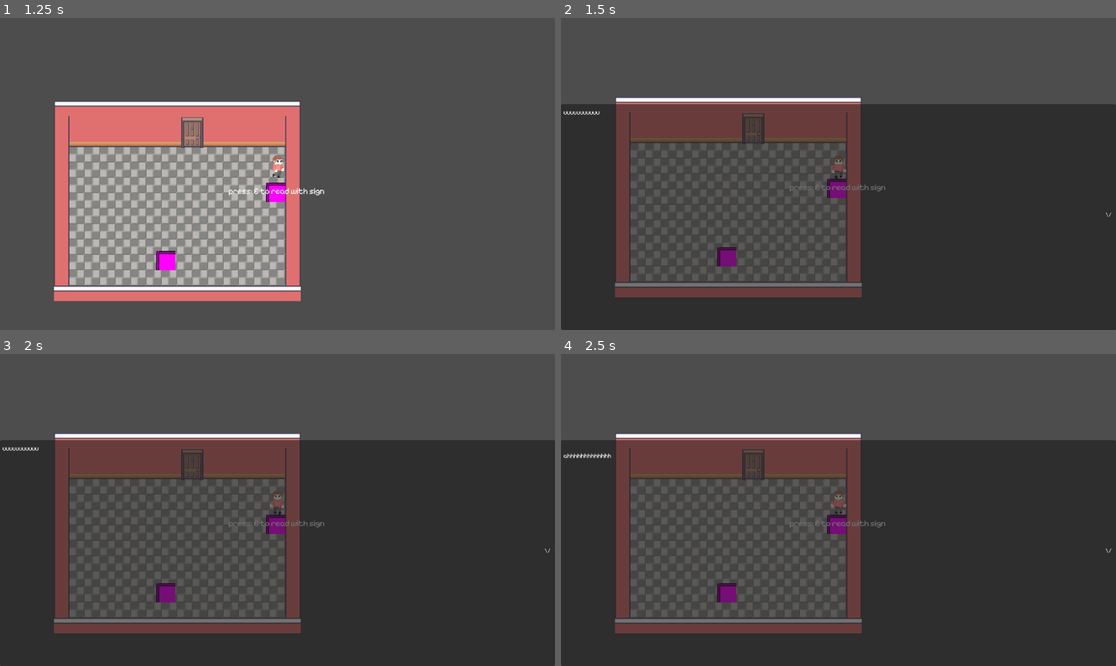
Above: before the commit, frames 1-4 (two rows, left to right).
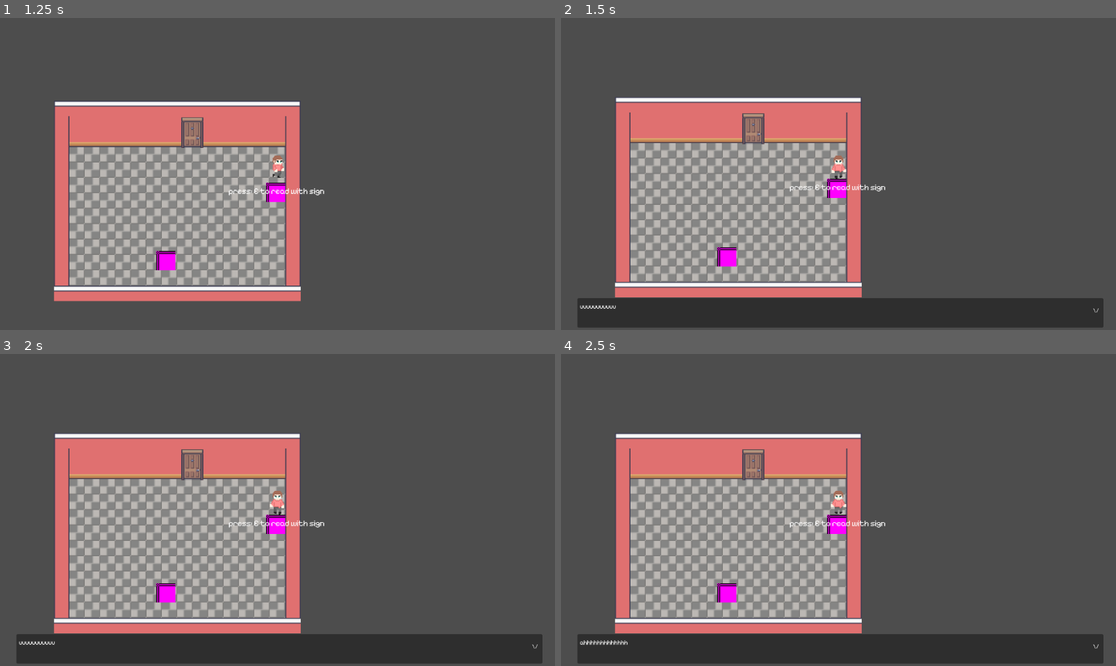
Above: after the commit, the same moments.

Repository: mistermangaker/top_down_template_project
Game: Godot game, scene res://GameScene/Managers/game_scene.tscn
The game is run twice, just before and just after one commit, with the same random seed, the same clock (stepped at 60 frames per second) and the same inputs.
Inputs (mouse positions are in pixels of both pictures, inside the frame that each line leads up to):
- Up to frame 1 (1.25 s): tap Enter at 0.5 s; move the mouse to (399, 158) at 0.52 s; hold D (move_right) from 0.53 s (still down); hold E (interact) from 0.53 s (still down); click (399, 158) at 0.67 s
- Up to frame 2 (1.5 s): move the mouse to (727, 189) at 1.27 s; release D (move_right) at 1.28 s; release E (interact) at 1.28 s; hold S (move_backward) from 1.28 s (still down); tap E (interact) at 1.35 s
- Up to frame 3 (2 s): keep holding S (move_backward)
- Up to frame 4 (2.5 s): release S (move_backward) at 2 s; click "\/" at 2 s

Frame 1 is identical in both runs. In frame 2, 63% of the frame differs, in the area x 0-100%, y 27-100%; in frame 3, 63%; in frame 4, 63%.

Commit message:
updated player controller

Diff:
--- a/Characters/PlayerCharacter/player_body.gd
+++ b/Characters/PlayerCharacter/player_body.gd
@@ -1,13 +1,17 @@
 class_name Player extends Entity
 @export var interactable_detector: InteractableDetector
 @onready var state_machine: Node = $StateMachine
+
+##if present override the defualt sprite sheet with this on start up otherwise keeps the default
+@export var override_sprite_sheet:SpriteFrames
 
 static var instance:Player
 
 func _ready() -> void:
 	interactable_detector.new_closest_detected.connect(_on_interactable_detector_new_closest_detected)
 	interactable_detector.no_closest_detected.connect(_on_interactable_detector_no_closest_detected)
-
+	if override_sprite_sheet:
+		agent_visuals.set_sprite_frames(override_sprite_sheet)
 
 func _enter_tree() -> void:
 	instance = self
--- a/Interactables/InteractableObjectUI/dialog_menu.tscn
+++ b/Interactables/InteractableObjectUI/dialog_menu.tscn
@@ -13,12 +13,16 @@
 
 [node name="Panel" type="PanelContainer" parent="." unique_id=1416878311]
 layout_mode = 1
-anchors_preset = 15
+anchors_preset = 12
+anchor_top = 1.0
 anchor_right = 1.0
 anchor_bottom = 1.0
-offset_top = 179.0
+offset_left = 34.0
+offset_top = -66.0
+offset_right = -26.0
+offset_bottom = -5.0
 grow_horizontal = 2
-grow_vertical = 2
+grow_vertical = 0
 
 [node name="MarginContainer" type="MarginContainer" parent="Panel" unique_id=1656162888]
 layout_mode = 2
@@ -35,6 +39,11 @@
 layout_mode = 2
 size_flags_horizontal = 3
 size_flags_vertical = 3
+theme_override_font_sizes/normal_font_size = 12
+theme_override_font_sizes/bold_font_size = 12
+theme_override_font_sizes/bold_italics_font_size = 12
+theme_override_font_sizes/italics_font_size = 12
+theme_override_font_sizes/mono_font_size = 12
 text = "ahhhhhhhhhhhh"
 
 [node name="NextButton" type="Button" parent="Panel/MarginContainer/VBoxContainer" unique_id=380292880]
--- a/Interactables/InteractableObjectUI/dialog_menu_closable_ui.gd
+++ b/Interactables/InteractableObjectUI/dialog_menu_closable_ui.gd
@@ -8,7 +8,8 @@
 
 func set_text(text:String)->void:
 	var split = text.split(tag)
-	for i in split:
+	for i:String in split:
+		i = i.strip_edges()
 		lines.append(i.trim_prefix(tag))
 	show_dialog_line(0)
 
